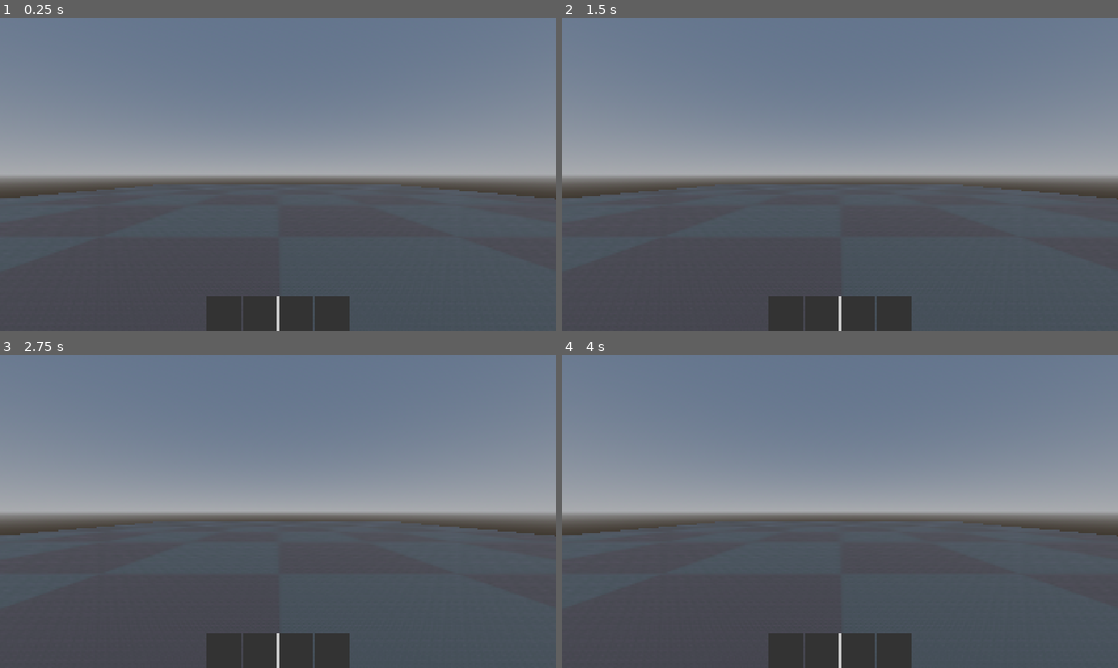
Above: before the commit, frames 1-4 (two rows, left to right).
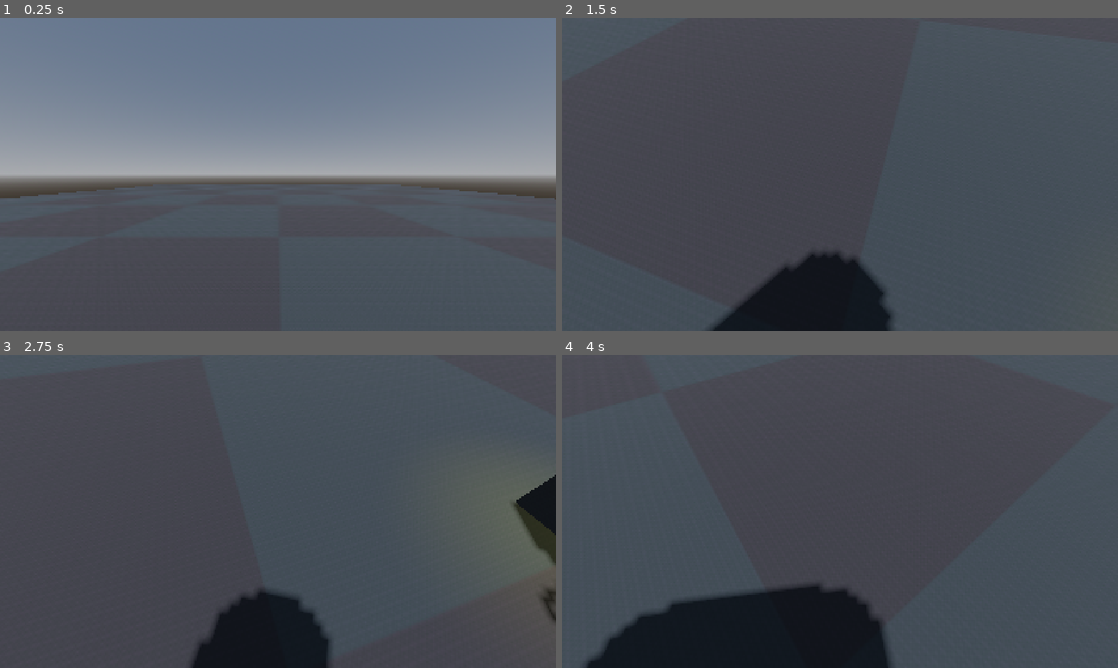
Above: after the commit, the same moments.

Repository: mohammedAmrr/Godot-Videogame
Game: Godot game, scene res://scenes/world.tscn
The game is run twice, just before and just after one commit, with the same random seed, the same clock (stepped at 60 frames per second) and the same inputs. Before the commit the project has no main scene; this scene is started directly in both runs.
Inputs (mouse positions are in pixels of both pictures, inside the frame that each line leads up to):
- Up to frame 1 (0.25 s): no input
- Up to frame 2 (1.5 s): click (784, 312) at 0.52 s; click (823, 312) at 1.27 s
- Up to frame 3 (2.75 s): click (294, 649) at 2.02 s
- Up to frame 4 (4 s): click (895, 649) at 2.77 s; click (784, 649) at 3.52 s

The runs differ from the first frame. In frame 1, 2.8% of the frame differs, in the area x 37-63%, y 88-100%; in frame 2, 59%; in frame 3, 58%; in frame 4, 65%, in the area x 0-100%, y 0-100%.

Commit message:
some fixes

Diff:
--- a/project.godot
+++ b/project.godot
@@ -11,6 +11,7 @@
 [application]
 
 config/name="flashback"
+run/main_scene="uid://dp01co8oc36j2"
 config/features=PackedStringArray("4.7", "GL Compatibility")
 config/icon="res://icon.svg"
 
@@ -66,6 +67,16 @@
 "events": [Object(InputEventKey,"resource_local_to_scene":false,"resource_name":"","device":-1,"window_id":0,"alt_press …(192 unchanged characters)…
 ]
 }
+interact={
+"deadzone": 0.2,
+"events": [Object(InputEventKey,"resource_local_to_scene":false,"resource_name":"","device":-1,"window_id":0,"alt_pressed":false,"shift_pressed":false,"ctrl_pressed":false,"meta_pressed":false,"pressed":false,"keycode":0,"physical_keycode":69,"key_label":0,"unicode":101,"location":0,"echo":false,"script":null)
+]
+}
+drop={
+"deadzone": 0.2,
+"events": [Object(InputEventKey,"resource_local_to_scene":false,"resource_name":"","device":-1,"window_id":0,"alt_pressed":false,"shift_pressed":false,"ctrl_pressed":false,"meta_pressed":false,"pressed":false,"keycode":0,"physical_keycode":81,"key_label":0,"unicode":113,"location":0,"echo":false,"script":null)
+]
+}
 
 [physics]
 
--- a/scenes/inventory.tscn
+++ b/scenes/InventoryUI.tscn
@@ -36,8 +36,8 @@
 [sub_resource type="Shortcut" id="Shortcut_y4t5n"]
 events = [SubResource("InputEventKey_s887n")]
 
-[node name="inventory" type="Node" unique_id=1301492862]
-script = ExtResource("1_hj2ta")
+[node name="InventoryUI" type="Node" unique_id=1301492862]
+script = ExtResource("1_l5txx")
 
 [node name="UI" type="CanvasLayer" parent="." unique_id=1095378746]
 
--- a/scenes/inventory_slot.tscn
+++ b/scenes/inventory_slot.tscn
@@ -21,3 +21,20 @@
 grow_horizontal = 2
 grow_vertical = 2
 theme_override_styles/panel = SubResource("StyleBoxFlat_goxrl")
+
+[node name="CountLabel" type="Label" parent="." unique_id=123456789]
+layout_mode = 1
+anchors_preset = 12
+anchor_left = 1.0
+anchor_top = 1.0
+anchor_right = 1.0
+anchor_bottom = 1.0
+offset_left = -30.0
+offset_top = -20.0
+offset_right = -5.0
+offset_bottom = -5.0
+grow_horizontal = 0
+grow_vertical = 0
+text = "1"
+horizontal_alignment = 2
+vertical_alignment = 2
--- a/scenes/player.tscn
+++ b/scenes/player.tscn
@@ -18,8 +18,15 @@
 transform = Transform3D(1, 0, 0, 0, 1, 0, 0, 0, 1, 0, 0.5587112, 0)
 
 [node name="Camera3D" type="Camera3D" parent="head" unique_id=1715471026]
-transform = Transform3D(1, 0, 0, 0, 1, 0, 0, 0, 1, 0, 0.54249954, -0.38228774)
+transform = Transform3D(1, 0, 0, 0, 1, 0, 0, 0, 1, 0, 0.54249954, -0.38228798)
 current = true
+
+[node name="GrabPosition" type="Marker3D" parent="head/Camera3D" unique_id=123456782]
+transform = Transform3D(1, 0, 0, 0, 1, 0, 0, 0, 1, 0, -0.24512029, -3.047379)
+
+[node name="InteractionRay" type="RayCast3D" parent="head/Camera3D" unique_id=123456781]
+transform = Transform3D(1, 0, 0, 0, 1, 0, 0, 0, 1, 0, -0.068421245, 0.38228774)
+target_position = Vector3(0, 0, -3)
 
 [node name="CollisionShape3D" type="CollisionShape3D" parent="." unique_id=1880076268]
 transform = Transform3D(1, 0, 0, 0, 1, 0, 0, 0, 1, 0, -0.083917975, 0)
--- a/scenes/world.tscn
+++ b/scenes/world.tscn
@@ -32,6 +32,9 @@
 [sub_resource type="ConvexPolygonShape3D" id="ConvexPolygonShape3D_4wyf3"]
 points = PackedVector3Array(-0.5, -0.5, -0.5, 0.5, 0.5, 0.5, 0.5, -0.5, 0.5, 0.5, 0.5, -0.5, -0.5, 0.5, 0.5, 0.5, -0.5, -0.5, -0.5, -0.5, 0.5, -0.5, 0.5, -0.5)
 
+[sub_resource type="BoxShape3D" id="BoxShape3D_goxrl"]
+size = Vector3(1, 0.2338562, 1)
+
 [node name="world" type="Node3D" unique_id=1731986323]
 
 [node name="player" parent="." unique_id=939128792 instance=ExtResource("2_4wyf3")]
@@ -64,8 +67,8 @@
 [node name="CollisionShape3D" type="CollisionShape3D" parent="cube/StaticBody3D" unique_id=592005143]
 shape = SubResource("ConvexPolygonShape3D_4wyf3")
 
-[node name="golden_key" type="Node3D" parent="." unique_id=54748422]
-transform = Transform3D(1, 0, 0, 0, 1, 0, 0, 0, 1, 3.471, 1.5451651, 0)
+[node name="golden_key" type="RigidBody3D" parent="." unique_id=404725068]
+transform = Transform3D(1, 0, 0, 0, 1, 0, 0, 0, 1, 3.1098883, 1.6311231, 0)
 
 [node name="Sketchfab_Scene" parent="golden_key" unique_id=2057292805 instance=ExtResource("3_k0juu")]
 transform = Transform3D(0.17499478, -0.00081690477, 0.0010767493, -0.0010750565, 0.00036463456, 0.17499632, -0.00081913173, -0.17499772, 0.00035960533, 0, 0, 0)
@@ -73,3 +76,7 @@
 [node name="OmniLight3D" type="OmniLight3D" parent="golden_key" unique_id=218834778]
 light_color = Color(0.8119461, 0.7613367, 1.540184e-06, 1)
 omni_range = 2.2219164
+
+[node name="CollisionShape3D" type="CollisionShape3D" parent="golden_key" unique_id=799456668]
+transform = Transform3D(1, 0, 0, 0, 1, 0, 0, 0, 1, 0, 0.064955235, 0)
+shape = SubResource("BoxShape3D_goxrl")
--- /dev/null
+++ b/scripts/golden_key.gd
@@ -0,0 +1,12 @@
+extends RigidBody3D
+
+# We need a reference to the ItemData for this object
+@export var item_data: ItemData # This should be an ItemData resource
+
+func _ready() -> void:
+	add_to_group("interactable")
+
+func collect():
+	if item_data:
+		Inventory.add_item(item_data)
+	queue_free()
--- a/scripts/hotbar.gd
+++ b/scripts/hotbar.gd
@@ -7,14 +7,25 @@
 	Inventory.inventory_changed.connect(_update_hotbar)
 	Inventory.slot_selected.connect(highlight_slot)
 	_update_hotbar()
+
 func get_slots():
 	slots = get_children()
 	for slot : TextureButton in slots:
 		slot.pressed.connect(Inventory.select_slot.bind(slot.get_index()))
 
-func _update_hotbar():
-	for slot : TextureButton in slots:
-		var item = Inventory.hotbar[slot.get_index()]
+func _update_hotbar() -> void:
+	for slot_node in slots:
+		var slot_index = slot_node.get_index()
+		if slot_index < Inventory.hotbar.size():
+			var slot = Inventory.hotbar[slot_index]
+			var label = slot_node.get_node("CountLabel")
+			if slot.item != null:
+				slot_node.texture_normal = slot.item.icon
+				label.text = str(slot.count)
+				label.show()
+			else:
+				slot_node.texture_normal = null
+				label.hide()
 
 func highlight_slot(slot_index: int):
 	for i in range(4):
--- a/scripts/inventory.gd
+++ b/scripts/inventory.gd
@@ -3,24 +3,59 @@
 signal inventory_changed
 signal slot_selected(slot_index: int)
 signal item_drop(item)
+var selected_slot_index := 0
+class Slot:
+	var item: ItemData
+	var count: int = 0
 
-const  HOTBAR_SIZE :=4
-var hotbar: Array[ItemData]
+	func __init__(i: ItemData = null, c: int = 0):
+		item = i
+		count = c
+
+const HOTBAR_SIZE := 4
+var hotbar: Array[Slot]
 var selected_slot: int = 0
 
 func _init() -> void:
 	for i in HOTBAR_SIZE:
-		hotbar.append(null)
+		hotbar.append(Slot.new())
 
+func add_item(item: ItemData, amount: int = 1) -> bool:
+	# Try to stack first
+	for slot in hotbar:
+		if slot.item == item:
+			slot.count += amount
+			inventory_changed.emit()
+			return true
 
-func add_item(item: ItemData) -> bool:
+	# Try to find empty slot
 	for i in HOTBAR_SIZE:
-		if hotbar[i] == null:
-			hotbar[i] = item
+		if hotbar[i].item == null:
+			hotbar[i].item = item
+			hotbar[i].count = amount
 			inventory_changed.emit()
-			slot_selected.emit(1)
+			slot_selected.emit(i)
 			return true
 	return false
+
+func drop_item(index: int) -> ItemData:
+	if index < 0 or index >= HOTBAR_SIZE:
+		return null
+
+	var slot = hotbar[index]
+	if slot.item == null:
+		return null
+
+	var item_to_drop = slot.item
+	slot.count -= 1
+
+	if slot.count <= 0:
+		slot.item = null
+		slot.count = 0
+
+	inventory_changed.emit()
+	return item_to_drop
+
 func select_slot(index: int):
-	selected_slot = clamp(index,0,HOTBAR_SIZE - 1)
+	selected_slot = clamp(index, 0, HOTBAR_SIZE - 1)
 	slot_selected.emit(selected_slot)
--- a/scripts/player.gd
+++ b/scripts/player.gd
@@ -1,5 +1,4 @@
 extends CharacterBody3D
-
 
 const WALK_SPEED = 5.0
 const SPRINT_SPEED = 8.0
@@ -12,8 +11,11 @@
 
 @onready var head = $head
 @onready var cam = $head/Camera3D
+@onready var interaction_ray = $head/Camera3D/InteractionRay
+@onready var grab_position = $head/Camera3D/GrabPosition
 
 var speed
+var grabbed_object: RigidBody3D = null
 
 func _ready() -> void:
 	Input.set_mouse_mode(Input.MOUSE_MODE_CAPTURED)
@@ -23,12 +25,53 @@
 		head.rotate_y(-event.relative.x * SENS)
 		cam.rotate_x(-event.relative.y * SENS)
 		cam.rotation.x = clamp(cam.rotation.x, deg_to_rad(-55), deg_to_rad(65))
-	else:
-		pass
+
+	if event.is_action_pressed("interact"):
+		if grabbed_object:
+			# If we are already holding something, check if we can collect it
+			if grabbed_object.has_method("collect"):
+				grabbed_object.collect()
+				grabbed_object = null
+		else:
+			# Try to grab something
+			if interaction_ray.is_colliding():
+				var collider = interaction_ray.get_collider()
+				if collider is RigidBody3D and collider.is_in_group("interactable"):
+					grab_object(collider)
+
+	if event.is_action_released("interact"):
+		if grabbed_object:
+			throw_object()
+
+	if event.is_action_pressed("drop"):
+		if Inventory.selected_slot == null:
+			return
+		elif Inventory.selected_slot != -1:
+			drop_item()
+
+func grab_object(object: RigidBody3D):
+	grabbed_object = object
+	grabbed_object.freeze = true
+
+func throw_object():
+	if not grabbed_object:
+		return
+
+	grabbed_object.freeze = false
+	var throw_force = -cam.global_transform.basis.z * 10.0
+	grabbed_object.apply_central_impulse(throw_force)
+	grabbed_object = null
+
+func drop_item():
+	var item_data = Inventory.drop_item(Inventory.selected_slot)
+	if item_data:
+		var item_instance = item_data.mesh_scene.instantiate()
+		get_parent().add_child(item_instance)
+		item_instance.global_position = cam.global_position + (-cam.global_transform.basis.z * 1.5)
+		if item_instance is RigidBody3D:
+			item_instance.apply_central_impulse(-cam.global_transform.basis.z * 2.0)
 
 func _physics_process(delta: float) -> void:
-
-
 	if Input.is_action_pressed("sprint"):
 		speed = SPRINT_SPEED
 	else:
@@ -42,7 +85,6 @@
 		velocity.y = JUMP_VELOCITY
 
 	# Get the input direction and handle the movement/deceleration.
-	# As good practice, you should replace UI actions with custom gameplay actions.
 	var input_dir = Input.get_vector("a", "d", "w", "s")
 	var direction = (head.transform.basis * Vector3(input_dir.x, 0, input_dir.y)).normalized()
 	if direction:
@@ -52,11 +94,16 @@
 		velocity.x = move_toward(velocity.x, 0, speed)
 		velocity.z = move_toward(velocity.z, 0, speed)
 
+	# Handle grabbed object position
+	if grabbed_object:
+		grabbed_object.global_transform = grabbed_object.global_transform.interpolate_with(grab_position.global_transform, delta * 20.0)
+
 	#head bob
 	tbob += delta * velocity.length() * float(is_on_floor())
 	cam.transform.origin = headbob(tbob)
 
 	move_and_slide()
+
 func headbob(time) ->Vector3:
 	var pos = Vector3.ZERO
 	pos.y = sin(time * BOB_FREQ) * BOB_AMP
Not shown: 1 places in scenes/InventoryUI.tscn that only renumber resources
Not shown, added: scripts/golden_key.gd.uid
